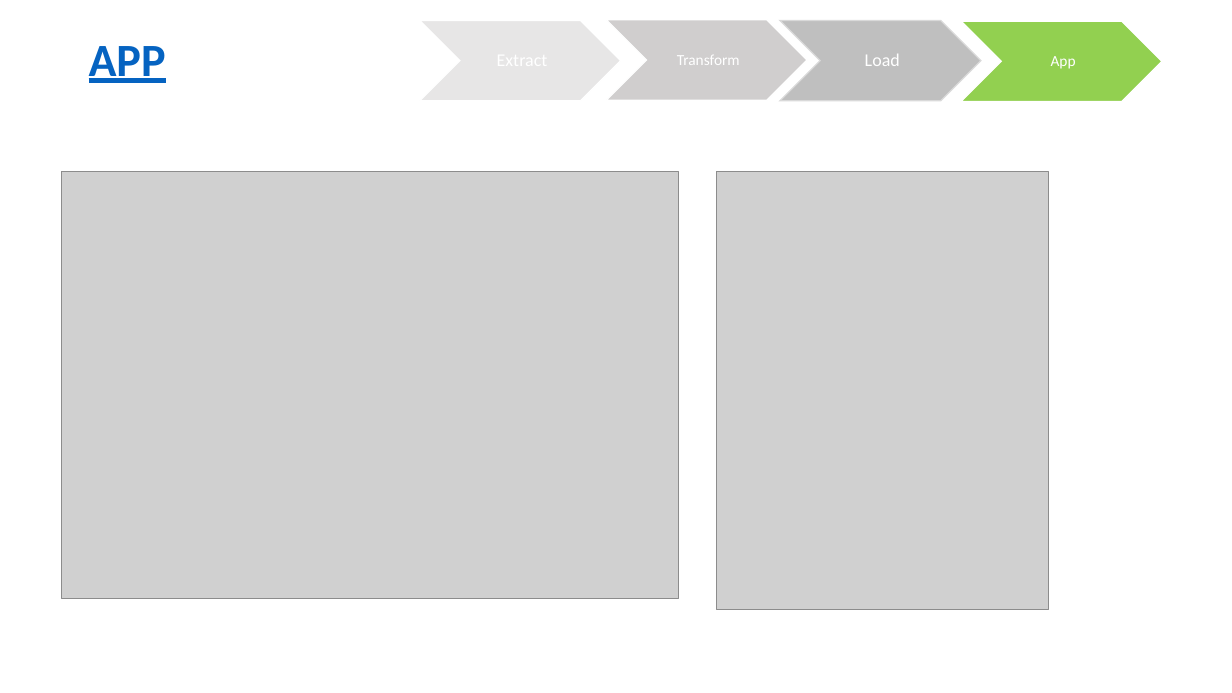
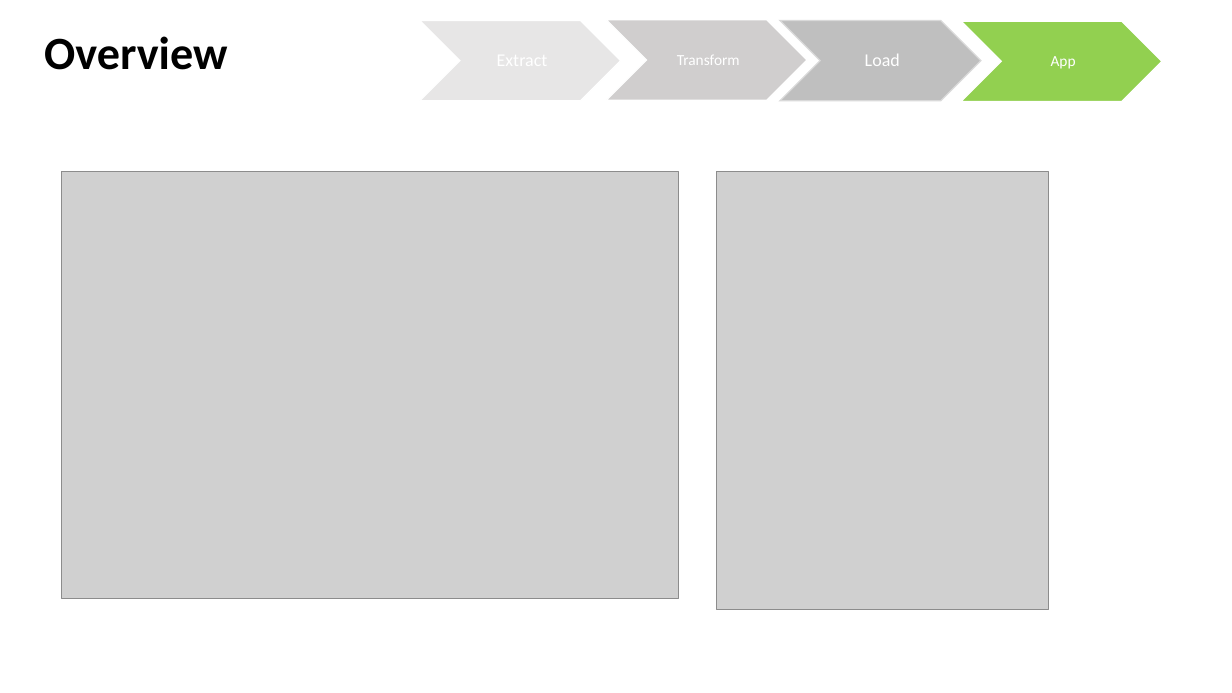
Before and after one commit to joshi-swetam/Interactive-Visualizations_Canadian_Rental_market, a slide deck: slide 5 of Slide deck/Slide deck.pptx. Drawn at 1232x693 pixels with LibreOffice and Linux fonts; fonts in the diff are those of the drawing; grey boxes stand for pictures. Boxes give left, top, right and bottom in pixels: in the first picture for what was removed or moved away, otherwise in the second. Text is boxed around its words. In the diff, an @@ line names an element or a change of style, - is before the commit and + after.

```diff
--- a/Slide deck/Slide deck.pptx
+++ b/Slide deck/Slide deck.pptx
@@ text added at <box>44,36,227,70</box>, 36 pt, text #000000, bold @@
+Overview
@@ text removed at <box>89,46,166,83</box> @@
-APP
```
Also in this commit, not shown: 1 slide added.
